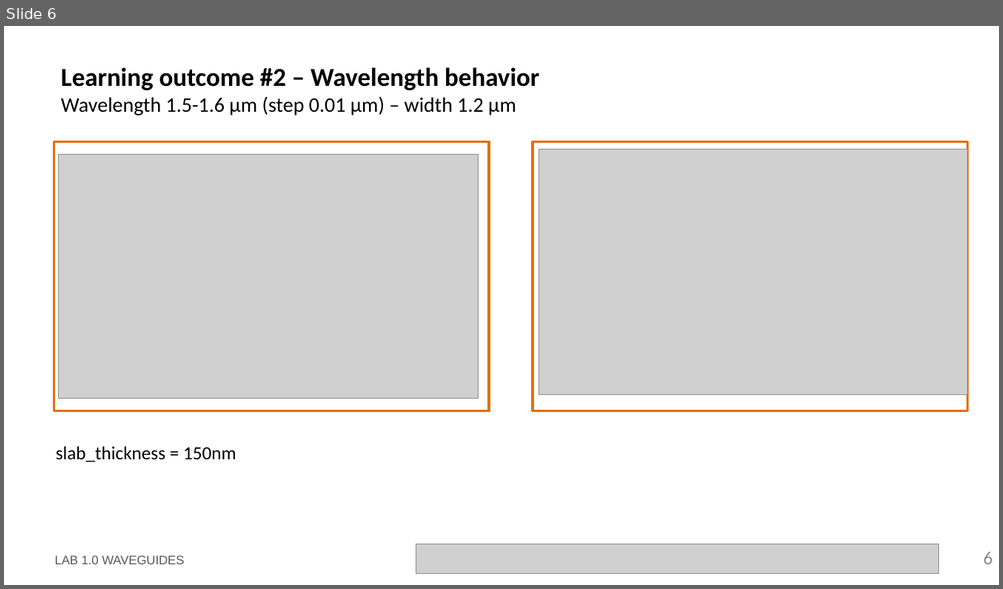
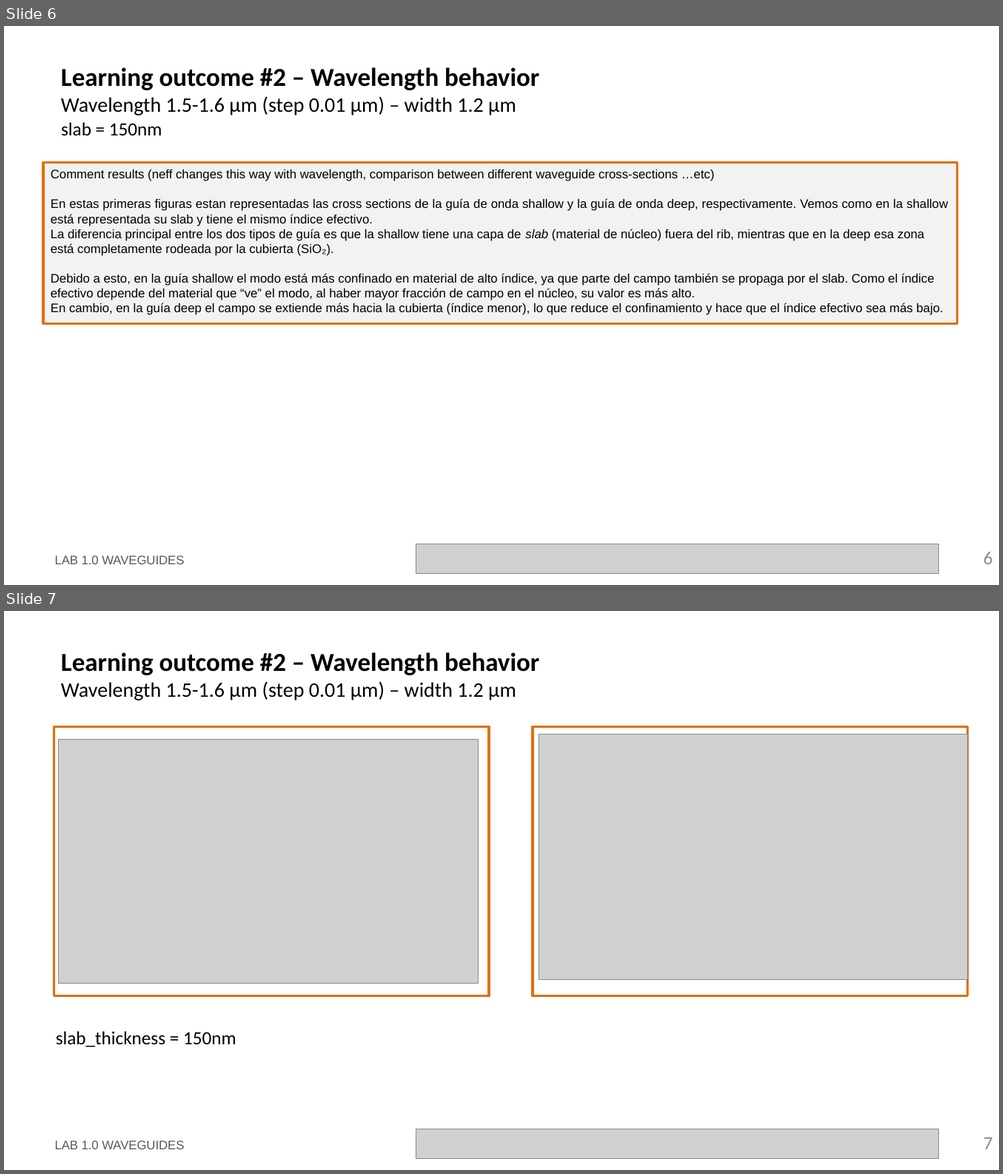
Before and after one commit to cccanvas-upv/cifoin-lab1, a slide deck: LabBook_10.pptx. Shown one above the other, each under a label of ours: slide 6 before the commit, slides 6 and 7 after it. The pictures are 1003x589 and 1003x1174 pixels, drawn with LibreOffice and Linux fonts; fonts in the diff are those of the drawing; grey boxes stand for pictures; background and template pictures are left out. Boxes give left, top, right and bottom in pixels: in the first picture for what was removed or moved away, otherwise in the second. Text is boxed around its words. In the diff, an @@ line names an element or a change of style, - is before the commit and + after.

```diff
--- a/LabBook_10.pptx
+++ b/LabBook_10.pptx
@@ slide 6 added at <box>4,26,999,585</box>, background #FFFFFF @@
@@ title added at <box>61,67,539,116</box>, 20 pt, text #000000 @@
+Learning outcome #2 – Wavelength behavior
+Wavelength 1.5-1.6 µm (step 0.01 µm) – width 1.2 µm
@@ text added at <box>61,122,162,136</box>, 18 pt, text #000000 @@
+slab = 150nm
@@ rectangle added at <box>43,163,958,323</box>, fill #F2F2F2, outline #E0700D 2.25 pt, 12 pt, text #000000 @@
+Comment results (neff changes this way with wavelength, comparison between different waveguide cross-sections …etc)
+En estas primeras figuras estan representadas las cross sections de la guía de onda shallow y la guía de onda deep, respectivamente. Vemos como en la shallow está representada su slab y tiene el mismo índice efectivo.
+La diferencia principal entre los dos tipos de guía es que la shallow tiene una capa de slab (material de núcleo) fuera del rib, mientras que en la deep esa zona está completamente rodeada por la cubierta (SiO₂).
+Debido a esto, en la guía shallow el modo está más confinado en material de alto índice, ya que parte del campo también se propaga por el slab. Como el índice efectivo depende del material que “ve” el modo, al haber mayor fracción de campo en el núcleo, su valor es más alto.
+En cambio, en la guía deep el campo se extiende más hacia la cubierta (índice menor), lo que reduce el confinamiento y hace que el índice efectivo sea más bajo.
@@ text added at <box>55,556,184,565</box>, 12 pt, text #585858 @@
+LAB 1.0 WAVEGUIDES
@@ picture added at <box>416,545,939,574</box> @@
@@ page number added at <box>983,552,993,565</box>, 18 pt, text #8C8C8C @@
+6
@@ what was slide 6 is now slide 7 @@
@@ page number at <box>983,1138,993,1150</box>: text changed @@
-6
+7
```
Also in this commit, not shown: 6 slides changed, 1 other slide added, 1 slide removed.
